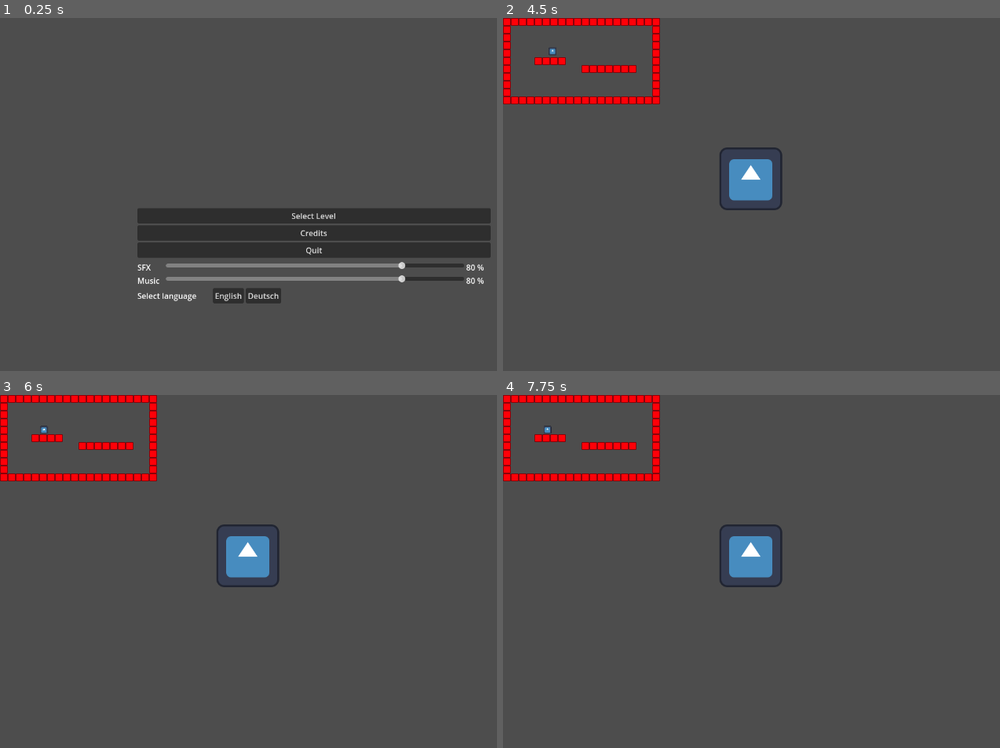
Above: before the commit, frames 1-4 (two rows, left to right).
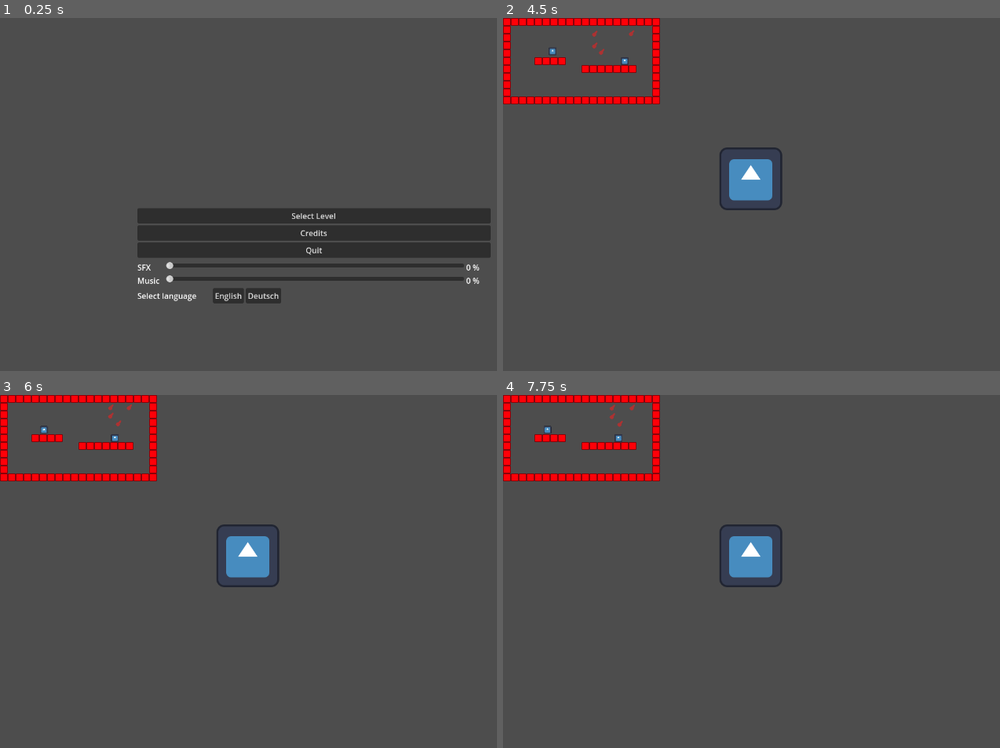
Above: after the commit, the same moments.

Repository: panorb/ludum-dare-56
Game: Godot game, scene res://world.tscn
Same seed, same stepped clock (60 frames per second), same inputs: the game is played once before the commit and once after it. The engine's default icon, where the game draws it, is replaced by a stand-in: a white triangle on a blue panel in a dark square.
Inputs (mouse positions are in pixels of both pictures, inside the frame that each line leads up to):
- Up to frame 1 (0.25 s): no input
- Up to frame 2 (4.5 s): click "Select Level" at 0.5 s; click (826, 363) at 1.27 s; type "12" at 1.35 s; click "Enter" at 2 s; click "Enter" at 2.75 s; click "Enter" at 3.5 s; tap Enter at 4.25 s; move the mouse to (751, 49) at 4.27 s; click (751, 49) at 4.42 s
- Up to frame 3 (6 s): tap Space (ui_select) at 4.52, 5.27, 5.75 s; move the mouse to (188, 589) at 5.02 s; click (188, 589) at 5.17 s; move the mouse to (377, 493) at 5.77 s; click (377, 493) at 5.92 s
- Up to frame 4 (7.75 s): move the mouse to (786, 642) at 6.52 s; click (786, 642) at 6.67 s; tap Space (ui_select) at 6.77, 7.52 s; tap Enter at 7.25 s; move the mouse to (outside the picture) at 7.27 s; click (outside the picture) at 7.42 s

The runs differ from the first frame. In frame 1, 1.2% of the frame differs, in the area x 33-98%, y 69-76%; in frame 2, less than 0.1%; in frame 3, less than 0.1%; in frame 4, less than 0.1%.

Commit message:
Item progress

Diff:
--- a/godot/entities/entity.gd
+++ b/godot/entities/entity.gd
@@ -1,8 +1,28 @@
 class_name Entity
 extends Node2D
 
-func update(delta: float, tick_time: float):
-	pass
+var actual_position = Vector2(0, 0)
+var target_position = Vector2(0, 0)
+
+var _processed_tick : int = -1
+
+func easing_function(x: float) -> float:
+	return x
+
+func update(delta: float, tick_time: float) -> void:
+	position = actual_position + (target_position - actual_position) * easing_function((((1.0/SimulationState.TICKS_PER_SECOND)-tick_time)/(1.0/SimulationState.TICKS_PER_SECOND)))
+
+func _step_internal(tick, x, y, items_future, entities_now, entities_future, level_structure):
+	if tick > _processed_tick:
+		step(x, y, items_future, entities_now, entities_future, level_structure)
+		_processed_tick = tick
 
 func step(x, y, items_future, entities_now, entities_future, level_structure):
 	pass
+
+func move_to(x, y, entities_future):
+	entities_future[y][x] = self
+	actual_position.x = position.x
+	actual_position.y = position.y
+	target_position.x = x*Globals.TILE_SIZE+(Globals.TILE_SIZE/2)
+	target_position.y = y*Globals.TILE_SIZE+(Globals.TILE_SIZE/2)
--- a/godot/entities/test_entity.gd
+++ b/godot/entities/test_entity.gd
@@ -1,13 +1,7 @@
 extends Entity
 
 var direction = -1
-var actual_position = Vector2(0, 0)
-var target_position = Vector2(0, 0)
 
-# Called when the node enters the scene tree for the first time.
-
-func easing_function(x: float) -> float:
-	return x
 
 func _ready() -> void:
 	# pass # Replace with function body.
@@ -16,21 +10,10 @@
 	actual_position.x = position.x
 	actual_position.y = position.y
 
-# Called every frame. 'delta' is the elapsed time since the previous frame.
-func update(delta: float, tick_time: float) -> void:
-	#position += (target_position - position).normalized() * speed * Game.TICKS_PER_SECOND * delta
-	position = actual_position + (target_position - actual_position) * easing_function((((1.0/SimulationState.TICKS_PER_SECOND)-tick_time)/(1.0/SimulationState.TICKS_PER_SECOND)))
-
 func step(x, y, items_future, entities_now, entities_future, level_structure):
 	var next_x = x+direction
 	if level_structure[y][next_x] == SimulationState.LEVEL_BLOCK.AIR && level_structure[y+1][next_x] == SimulationState.LEVEL_BLOCK.WALL:
-		entities_future[y][next_x] = self
-		actual_position.x = position.x
-		actual_position.y = position.y
-		target_position.x = next_x*16+8
-		target_position.y = y*16+8
+		move_to(next_x, y, entities_future)
 	else:
-		entities_future[y][x] = self
+		move_to(x, y, entities_future)
 		direction *= -1
-		actual_position.x = position.x
-		actual_position.y = position.y
--- a/godot/game/simulation/simulation_state.gd
+++ b/godot/game/simulation/simulation_state.gd
@@ -1,19 +1,21 @@
 class_name SimulationState
 extends Node2D
 
-var items_now : Array # [[ Item ]]
+var items_now : Array # [[ [ Item ] ]]
 var entities_now : Array # [[ Entity ]]
 var level_structure : Array # [[ int ]]
 
 var tick_time = 0.0
 var ticking_things = []
 
+var current_tick = 0
+
 enum LEVEL_BLOCK { AIR = 0, WALL = 400 }
 
 const TICKS_PER_SECOND = 4
 
 func create(width, height, level, entities, items):
-	items_now = _init_structure(width, height)
+	items_now = _init_structure(width, height, true)
 	entities_now = _init_structure(width, height)
 	level_structure = _init_structure(width, height)
 
@@ -25,12 +27,12 @@
 
 	for entity in entities:
 		var cloned_entity = entity.duplicate()
-		entities_now[int(entity.position[1] / 16)][int(entity.position[0] / 16)] = cloned_entity
+		entities_now[int(entity.position[1] / Globals.TILE_SIZE)][int(entity.position[0] / Globals.TILE_SIZE)] = cloned_entity
 		add_child(cloned_entity)
 		ticking_things.append(cloned_entity)
 	for item in items:
 		var cloned_item = item.duplicate()
-		items_now[int(items.position[1] / 16)][int(items.position[0] / 16)] = cloned_item
+		items_now[int(item.position[1] / Globals.TILE_SIZE)][int(item.position[0] / Globals.TILE_SIZE)].append(cloned_item)
 		add_child(cloned_item)
 		ticking_things.append(cloned_item)
 
@@ -40,13 +42,16 @@
 			if tilemap.get_cell_source_id(Vector2i(tile_column, tile_row)) >= 0:
 				level_structure[tile_row][tile_column] = LEVEL_BLOCK.WALL
 
-func _init_structure(width: int, height: int) -> Array:
+func _init_structure(width: int, height: int, array: bool = false) -> Array:
 	var res = []
 
 	for j in range(height):
 		var row = []
 		for i in range(width):
-			row.append(null)
+			if not array:
+				row.append(null)
+			else:
+				row.append([])
 		res.append(row)
 	return res
 
@@ -55,24 +60,26 @@
 	if tick_time < 0:
 		step_forward()
 		tick_time += (1.0/TICKS_PER_SECOND)
+
 	for thing in ticking_things:
 		thing.update(delta, tick_time)
 
 func step_forward():
-	var items_future : Array = _init_structure(items_now[0].size(), items_now.size())
+	var items_future : Array = _init_structure(items_now[0].size(), items_now.size(), true)
 	var entities_future : Array = _init_structure(entities_now[0].size(), entities_now.size())
 
 	for item_row_i in range(items_now.size()):
 		for item_column_i in range(items_now[item_row_i].size()):
-			var item = items_now[item_row_i][item_column_i]
-			if item != null:
-				item.step(item_column_i, item_row_i, items_now, items_future, level_structure)
+			var items = items_now[item_row_i][item_column_i]
+			for item in items:
+				item._step_internal(current_tick, item_column_i, item_row_i, items_now, items_future, level_structure)
 
 	for entity_row_i in range(entities_now.size()):
 		for entity_column_i in range(entities_now[entity_row_i].size()):
 			var entity = entities_now[entity_row_i][entity_column_i]
 			if entity != null:
-				entity.step(entity_column_i, entity_row_i, items_future, entities_now, entities_future, level_structure)
+				entity._step_internal(current_tick, entity_column_i, entity_row_i, items_future, entities_now, entities_future, level_structure)
 
 	items_now = items_future
 	entities_now = entities_future
+	current_tick += 1
--- a/godot/items/item.gd
+++ b/godot/items/item.gd
@@ -1,8 +1,28 @@
 class_name Item
-extends Node
+extends Node2D
 
-func update(delta: float, tick_time: float):
+var _processed_tick : int = -1
+var actual_position = Vector2(0, 0)
+@onready var tween : Tween = get_tree().create_tween()
+
+func update(delta: float, tick_time: float) -> void:
 	pass
 
-func step(x, y, items_now, items_future):
+func _step_internal(tick, x, y, items_now, items_future, level_structure):
+	if tick > _processed_tick:
+		step(x, y, items_now, items_future, level_structure)
+		_processed_tick = tick
+	else:
+		print("Skipped!")
+
+func step(x, y, items_now, items_future, level_structure):
 	pass
+
+func move_to(x, y, items_future):
+	# items_future[y][x] = self
+	items_future[y][x].append(self)
+
+	# actual_position.x = position.x
+	#actual_position.y = position.y
+	#target_position.x = x*Globals.TILE_SIZE+(Globals.TILE_SIZE/2)
+	# target_position.y = y*Globals.TILE_SIZE+(Globals.TILE_SIZE/2)
--- /dev/null
+++ b/godot/items/item_state.gd
@@ -0,0 +1,18 @@
+class_name ItemState
+extends Node
+
+var item
+
+signal done
+
+func initialize(item: Item):
+	self.item = item
+
+func update(delta: float, tick_time: float) -> void:
+	pass
+
+func step(x, y, items_now, items_future, level_structure):
+	pass
+
+func move_to(x, y, items_future):
+	item.move_to(x, y, items_future)
--- /dev/null
+++ b/godot/items/state_normal.gd
@@ -0,0 +1,34 @@
+extends ItemState
+
+var target_position = Vector2(0, 0)
+
+func initialize(item: Item):
+	target_position = item.actual_position
+	super(item)
+
+func easing_function(x: float) -> float:
+	return x
+
+func step(x, y, items_now, items_future, level_structure):
+	if (level_structure[y+1][x] == SimulationState.LEVEL_BLOCK.AIR and level_structure[y+2][x] == SimulationState.LEVEL_BLOCK.AIR):
+		move_to(x, y+2, items_future)
+	elif level_structure[y+1][x] == SimulationState.LEVEL_BLOCK.AIR:
+		move_to(x, y+1, items_future)
+	else:
+		move_to(x, y, items_future)
+
+func move_to(x, y, items_future):
+	item.actual_position = item.position
+	target_position = Vector2(x + 0.5, y + 0.5) * Globals.TILE_SIZE
+
+	if item.actual_position != target_position:
+		if item.tween.is_running():
+			item.tween.kill()
+
+		item.position = item.actual_position
+		item.tween = get_tree().create_tween()
+		item.tween.tween_property(item, "position", target_position, 1.0 / SimulationState.TICKS_PER_SECOND)
+		if item.tween.is_valid():
+			item.tween.play()
+
+	super(x, y, items_future)
--- /dev/null
+++ b/godot/items/state_thrown.gd
@@ -0,0 +1,44 @@
+extends ItemState
+
+var direction = -1
+var target_position = Vector2(0, 0)
+
+func initialize(item: Item):
+	target_position = item.actual_position
+	super(item)
+
+func easing_function(x: float) -> float:
+	return x
+
+#func update(delta: float, tick_time: float) -> void:
+#	item.position = item.actual_position + (target_position - item.actual_position) * easing_function((((1.0/SimulationState.TICKS_PER_SECOND)-tick_time)/(1.0/SimulationState.TICKS_PER_SECOND)))
+#
+#	if item.position == item.actual_position:
+#		done.emit()
+#	# item.position = item.actual_position + (item.target_position - item.actual_position) * easing_function((((1.0/SimulationState.TICKS_PER_SECOND)-tick_time)/(1.0/SimulationState.TICKS_PER_SECOND)))
+
+func step(x, y, items_now, items_future, level_structure):
+	if x+3 < level_structure[0].size() && level_structure[y-1][x+3] == SimulationState.LEVEL_BLOCK.AIR:
+		move_to(x+3, y-1, items_future)
+	else:
+		move_to(x, y, items_future)
+
+	done.emit()
+
+
+func move_to(x, y, items_future):
+	item.actual_position = item.position
+	target_position = Vector2(x + 0.5, y + 0.5) * Globals.TILE_SIZE
+
+	# var tween : Tween = item.tween
+	item.tween.kill()
+	item.tween = get_tree().create_tween()
+	item.tween.tween_property(item, "position", target_position, 1.0 / SimulationState.TICKS_PER_SECOND)
+	item.tween.play()
+	super(x, y, items_future)
+	#if (level_structure[y+1][x] == SimulationState.LEVEL_BLOCK.AIR and level_structure[y+2][x] == SimulationState.LEVEL_BLOCK.AIR):
+	#	move_to(x, y+2, items_future)
+	#elif level_structure[y+1][x] == SimulationState.LEVEL_BLOCK.AIR:
+	#	move_to(x, y+1, items_future)
+	#else:
+	#	move_to(x, y, items_future)
--- /dev/null
+++ b/godot/items/test_item.gd
@@ -0,0 +1,27 @@
+extends Item
+
+@onready var current_state : ItemState = $States/StateThrown
+@onready var states = $States
+
+func easing_function(x: float) -> float:
+	return x
+
+func _ready() -> void:
+	actual_position = position
+
+	for state in states.get_children():
+		state.initialize(self)
+		state.done.connect(_on_state_done)
+
+
+func _on_state_done():
+	current_state = $States/StateNormal
+
+# Called every frame. 'delta' is the elapsed time since the previous frame.
+func update(delta: float, tick_time: float) -> void:
+	current_state.update(delta, tick_time)
+	#position += (target_position - position).normalized() * speed * Game.TICKS_PER_SECOND * delta
+	# position = actual_position + (target_position - actual_position) * easing_function((((1.0/SimulationState.TICKS_PER_SECOND)-tick_time)/(1.0/SimulationState.TICKS_PER_SECOND)))
+
+func step(x, y, items_now, items_future, level_structure):
+	current_state.step(x, y, items_now, items_future, level_structure)
--- /dev/null
+++ b/godot/items/test_item.tscn
@@ -0,0 +1,21 @@
+[gd_scene load_steps=5 format=3 uid="uid://bkujsleu56b2j"]
+
+[ext_resource type="Texture2D" uid="uid://dpl10l2iq4e7x" path="res://items/test_item.png" id="1_72dm6"]
+[ext_resource type="Script" path="res://items/test_item.gd" id="1_ipupd"]
+[ext_resource type="Script" path="res://items/state_normal.gd" id="3_dmyyg"]
+[ext_resource type="Script" path="res://items/state_thrown.gd" id="4_r8y4d"]
+
+[node name="TestItem" type="Node2D"]
+script = ExtResource("1_ipupd")
+
+[node name="TestItem" type="Sprite2D" parent="."]
+scale = Vector2(0.5, 0.5)
+texture = ExtResource("1_72dm6")
+
+[node name="States" type="Node" parent="."]
+
+[node name="StateNormal" type="Node" parent="States"]
+script = ExtResource("3_dmyyg")
+
+[node name="StateThrown" type="Node" parent="States"]
+script = ExtResource("4_r8y4d")
--- a/godot/levels/test_level.tscn
+++ b/godot/levels/test_level.tscn
@@ -1,7 +1,8 @@
-[gd_scene load_steps=5 format=4 uid="uid://j5g2uq3wi45k"]
+[gd_scene load_steps=6 format=4 uid="uid://j5g2uq3wi45k"]
 
-[ext_resource type="PackedScene" uid="uid://bcdb0ok6nfa66" path="res://entities/test_entity.tscn" id="1_cvql4"]
+[ext_resource type="PackedScene" path="res://entities/test_entity.tscn" id="1_cvql4"]
 [ext_resource type="Texture2D" uid="uid://ut8ykuydeavb" path="res://levels/block.png" id="1_si2qy"]
+[ext_resource type="PackedScene" uid="uid://bkujsleu56b2j" path="res://items/test_item.tscn" id="3_s860r"]
 
 [sub_resource type="TileSetAtlasSource" id="TileSetAtlasSource_a4h36"]
 texture = ExtResource("1_si2qy")
@@ -21,4 +22,19 @@
 [node name="TestEntity" parent="Entities" instance=ExtResource("1_cvql4")]
 position = Vector2(101, 68)
 
+[node name="TestEntity2" parent="Entities" instance=ExtResource("1_cvql4")]
+position = Vector2(248, 88)
+
 [node name="Items" type="Node2D" parent="."]
+
+[node name="TestItem" parent="Items" instance=ExtResource("3_s860r")]
+position = Vector2(187, 56)
+
+[node name="TestItem2" parent="Items" instance=ExtResource("3_s860r")]
+position = Vector2(201, 69)
+
+[node name="TestItem3" parent="Items" instance=ExtResource("3_s860r")]
+position = Vector2(187, 32)
+
+[node name="TestItem4" parent="Items" instance=ExtResource("3_s860r")]
+position = Vector2(262, 31)
--- a/godot/project.godot
+++ b/godot/project.godot
@@ -14,6 +14,10 @@
 run/main_scene="res://world.tscn"
 config/features=PackedStringArray("4.3", "GL Compatibility")
 config/icon="res://icon.svg"
+
+[autoload]
+
+Globals="*res://shared/globals.gd"
 
 [display]
 
--- /dev/null
+++ b/godot/shared/globals.gd
@@ -0,0 +1,3 @@
+extends Node
+
+const TILE_SIZE := 16
--- a/godot/world.gd
+++ b/godot/world.gd
@@ -68,8 +68,8 @@
 		#	win_node.show_main_menu.connect(_on_show_main_menu)
 
 func _ready():
-	self.sfx_sound_value = 80.0
-	self.music_sound_value = 80.0
+	self.sfx_sound_value = 0.0
+	self.music_sound_value = 0.0
 	self._on_show_main_menu()
 	TranslationServer.set_locale(LANGUAGE_ENGLISH)
 
Binary file added: godot/items/test_item.png
Not shown, added: godot/items/test_item.png.import
